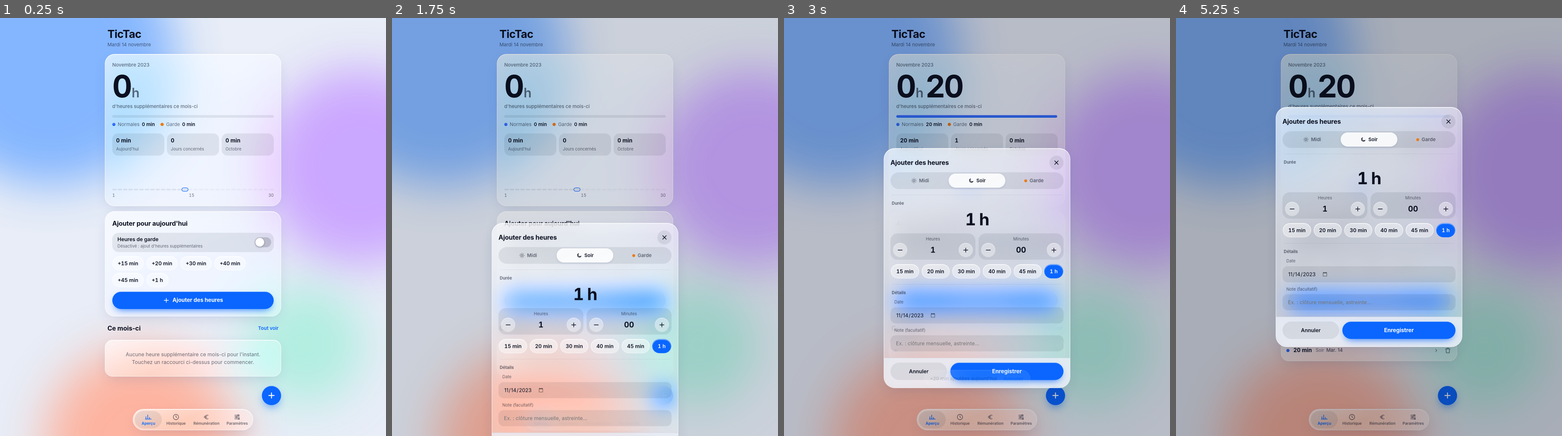
Above: before the commit, frames 1-4 (left to right).
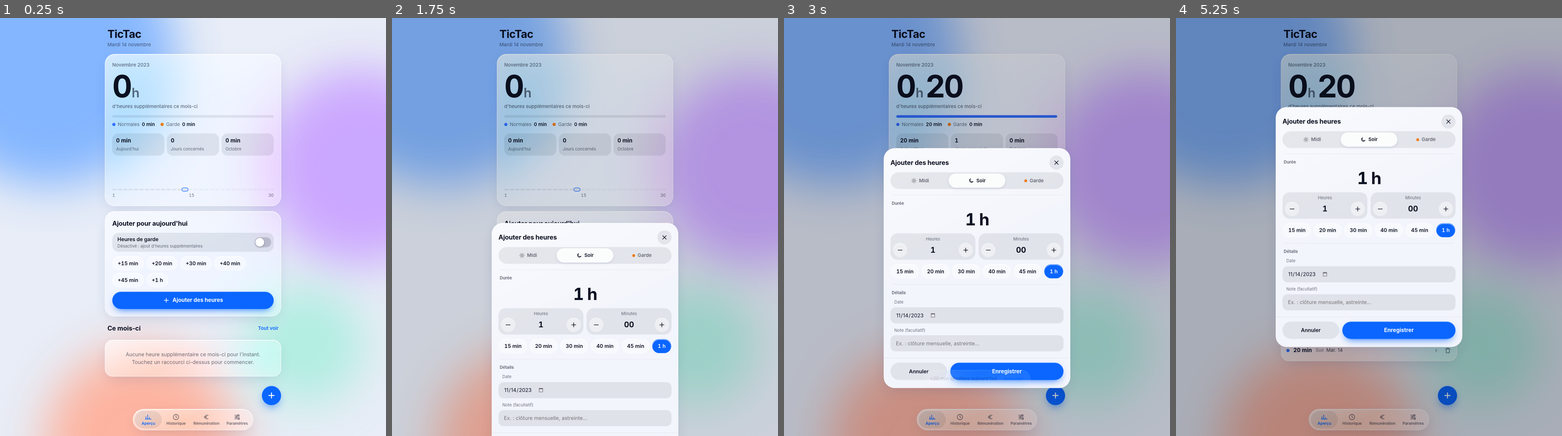
Above: after the commit, the same moments.

Repository: Pytsh/TicTac
Game: browser game, page index.html
Same seed, same stepped clock (60 frames per second), same inputs: the game is played once before the commit and once after it.
Inputs (mouse positions are in pixels of both pictures, inside the frame that each line leads up to):
- Up to frame 1 (0.25 s): no input
- Up to frame 2 (1.75 s): click (662, 394) at 0.27 s; click (662, 394) at 1.07 s; click (585, 348) at 1.27 s; click (662, 394) at 1.67 s
- Up to frame 3 (3 s): click (977, 126) at 1.87 s; press the mouse at (1058, 394) at 2.27 s; release the mouse at (1054, 394) at 2.4 s; click "+20 min" at 2.47 s; click (1058, 398) at 2.87 s
- Up to frame 4 (5.25 s): click (1311, 126) at 3.07 s; click (1446, 398) at 3.47 s; click "Ajouter des heures" at 3.67 s; press the mouse at (1446, 394) at 4.07 s; release the mouse at (1446, 398) at 4.2 s; click "Aperçu" at 4.27 s; click (1450, 394) at 4.67 s; click (1369, 164) at 4.87 s

The runs differ from the first frame. In frame 2, 16% of the frame differs, in the area x 25-75%, y 49-100%; in frame 3, 20%; in frame 4, 23%, in the area x 25-75%, y 21-79%.

Commit message:
Panneaux sans flou en direct (fluidité sur iPhone), halos en pause pendant l'ouverture
Co-Authored-By: Claude Opus 5.5 <noreply@anthropic.com>
Claude-Session: https://claude.ai/code/session_01QvrPiMkLyzbULesbJ858gA

Diff:
--- a/index.html
+++ b/index.html
@@ -32,7 +32,7 @@
 --acc:light-dark(#0a66ff,#4a9bff);--g:light-dark(#ec7a12,#ffa64a);--gInk:light-dark(#a54a00,#ffb870);--red:light-dark(#d93025,#ff6a5f);
 --line:light-dark(rgba(11,16,32,.08),rgba(255,255,255,.09));
 --track:light-dark(rgba(11,16,32,.08),rgba(255,255,255,.1));
---cg:light-dark(#0f9488,#34c7b5);--fr:light-dark(#d93a32,#ff6b61);--as:light-dark(#7c4dff,#a990ff);--asInk:light-dark(#5a2fd6,#c4b2ff);
+--cg:light-dark(#0f9488,#34c7b5);--sheetBg:light-dark(rgb(243,245,252),rgb(22,25,44));--fr:light-dark(#d93a32,#ff6b61);--as:light-dark(#7c4dff,#a990ff);--asInk:light-dark(#5a2fd6,#c4b2ff);
 --sat:env(safe-area-inset-top,0px);--sab:env(safe-area-inset-bottom,0px);--sal:env(safe-area-inset-left,0px);--sar:env(safe-area-inset-right,0px)}
 :root[data-theme=light]{color-scheme:light}:root[data-theme=dark]{color-scheme:dark}
 *{box-sizing:border-box;min-width:0}
@@ -232,6 +232,11 @@
 .scrim{overscroll-behavior:contain;touch-action:none}
 .sheet{overscroll-behavior:contain;touch-action:pan-y}
 html.lock{overflow:hidden;overscroll-behavior:none}
+/* Panneaux : verre presque opaque, sans backdrop-filter. Sur iPhone, flouter en direct l'arrière-plan
+   (lui-même plein d'effets de verre) pendant que le panneau glisse bloquait l'animation d'apparition. */
+.sheet.glass{-webkit-backdrop-filter:none;backdrop-filter:none;background:linear-gradient(155deg,var(--sheen),transparent 46%),var(--sheetBg)}
+/* Halos d'arrière-plan mis en pause pendant qu'un panneau est ouvert */
+html.lock .bg i{animation-play-state:paused}
 .sheet{width:min(580px,100%);max-height:92vh;max-height:92dvh;overflow:auto;border-radius:34px 34px 0 0;padding:10px 20px 24px;transform:translateY(105%);transition:transform .26s cubic-bezier(.4,0,1,1);will-change:transform}
 .scrim.open .sheet{transform:none;transition:transform .36s cubic-bezier(.2,.9,.3,1.08)}
 .grip{margin:-10px -20px 0;padding:10px 0 14px;touch-action:none;cursor:grab}
@@ -267,7 +272,7 @@
 .field input::-webkit-datetime-edit{padding:0;line-height:1.4em}
 .field input::-webkit-calendar-picker-indicator{opacity:.55;cursor:pointer;margin-left:auto}
 @supports (-webkit-touch-callout:none){.field input[type=date],.field input[type=time]{line-height:48px}}
-.acts{position:sticky;bottom:-24px;z-index:2;display:grid;gr …(94 unchanged characters)… 20px calc(24px + var(--sab));background:color-mix(in srgb,var(--base) 78%,transparent);-webkit-backdrop-filter:blur(18px) saturate(160%);backdrop-filter:blur(18px) saturate(160%);border-top:1px solid var(--line)}
+.acts{position:sticky;bottom:-24px;z-index:2;display:grid;gr …(94 unchanged characters)… 20px calc(24px + var(--sab));background:var(--sheetBg);border-top:1px solid var(--line)}
 .acts .pri{margin:0}
 .sec{min-height:54px;border-radius:999px;background:var(--track);font-weight:600}
 .toast{position:fixed;left:50%;bottom:calc(168px + var(--sab));z-index:20;display:flex;align-items:center;gap:6px;padding:6px 6px 6px 18px;border-radius:999px;max-width:calc(100% - 32px);transform:translate(-50%,20px);opacity:0;pointer-events:none;transition:.25s}
